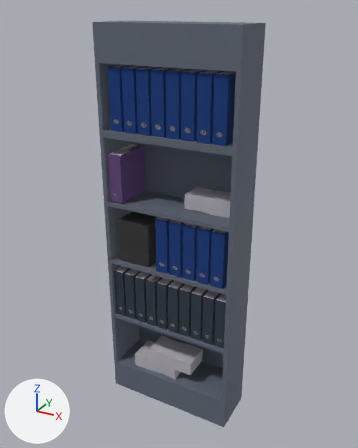
The FBX model Assets/ArtRes/Map/decoration/scene_bookshelf3.fbx, before and after one commit.
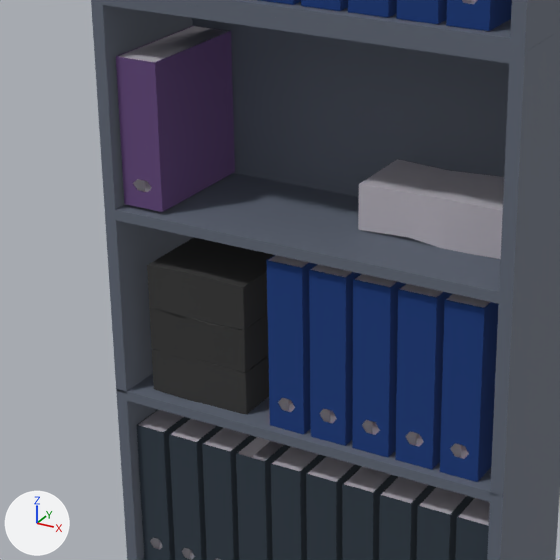
Each version appears first whole from a 50 mm camera at (2.15, -3.82, 4.04) aimed at (-0.02, 0.13, 2.06), and next in a close-up on the part from 20% to 69% of the width and 30% to 70% of the height. Every picture has the same lights, and +X, +Y and +Z are marked at lower left. Where no turn or scale is listed for an object, it has been applied to the vertices.

The first close-up shows 'bookshelf3'.
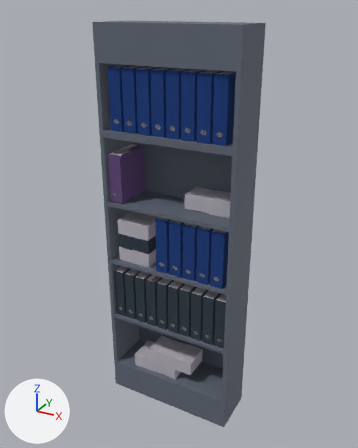
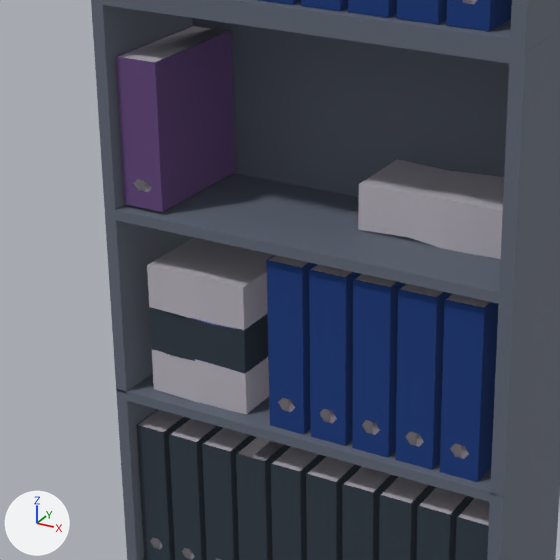
What differs and where, as boxes [x1, y1, x2, y2] in the close-ups (560 x 560 px):
part 1 of me_book0_001, recoloured (black to grey): [147, 237, 274, 414] in both
part 2 of me_book0_001, recoloured (black to blue): [149, 308, 268, 372] in both
part 3 of me_book0_001, recoloured: [149, 307, 268, 374] in both

The change, as a list of edits to the scene's bpy script:
```text
Change me_book0_001:
    where me_book0_001.from_pydata(...)  # 1120 vertices, 807 faces; spans x -0.7..0.68, y -0.17..0.32, z 0.0..3.91
    used by ob_bookshelf3; location = (0.0, 0.0, 0.0)
    me_book0_001 part 1: 19 of the faces centred in x -0.58..-0.23, y -0.12..0.17, z 1.71..2.08 switch from mat_black_plastic_001 (black #353535) to mat_monitor_01_002 (light grey #cdc9d1)
    me_book0_001 part 2: all 5 faces centred in x -0.58..-0.23, y -0.12..0.02, z 1.86 switch from mat_black_plastic_001 (black #353535) to mat_monitor_01_decals_002 (dark blue #2c3844)
    me_book0_001 part 3: 18 of the faces centred in x -0.53..-0.27, y 0.02..0.17, z 1.63..1.94 switch from mat_black_plastic_001 (black #353535) to mat_books_3_001 (dark blue #0e387c)
```
